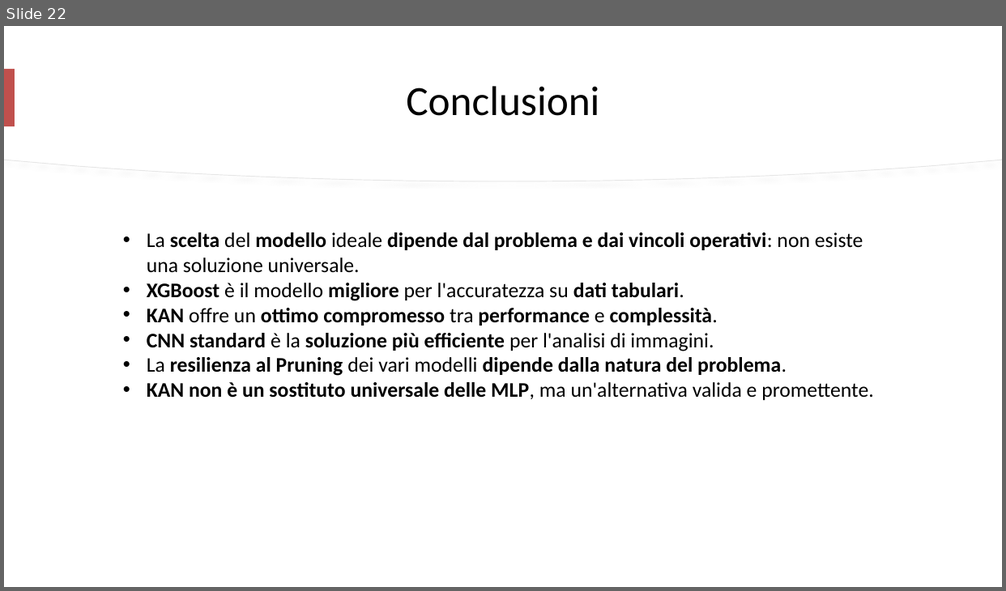
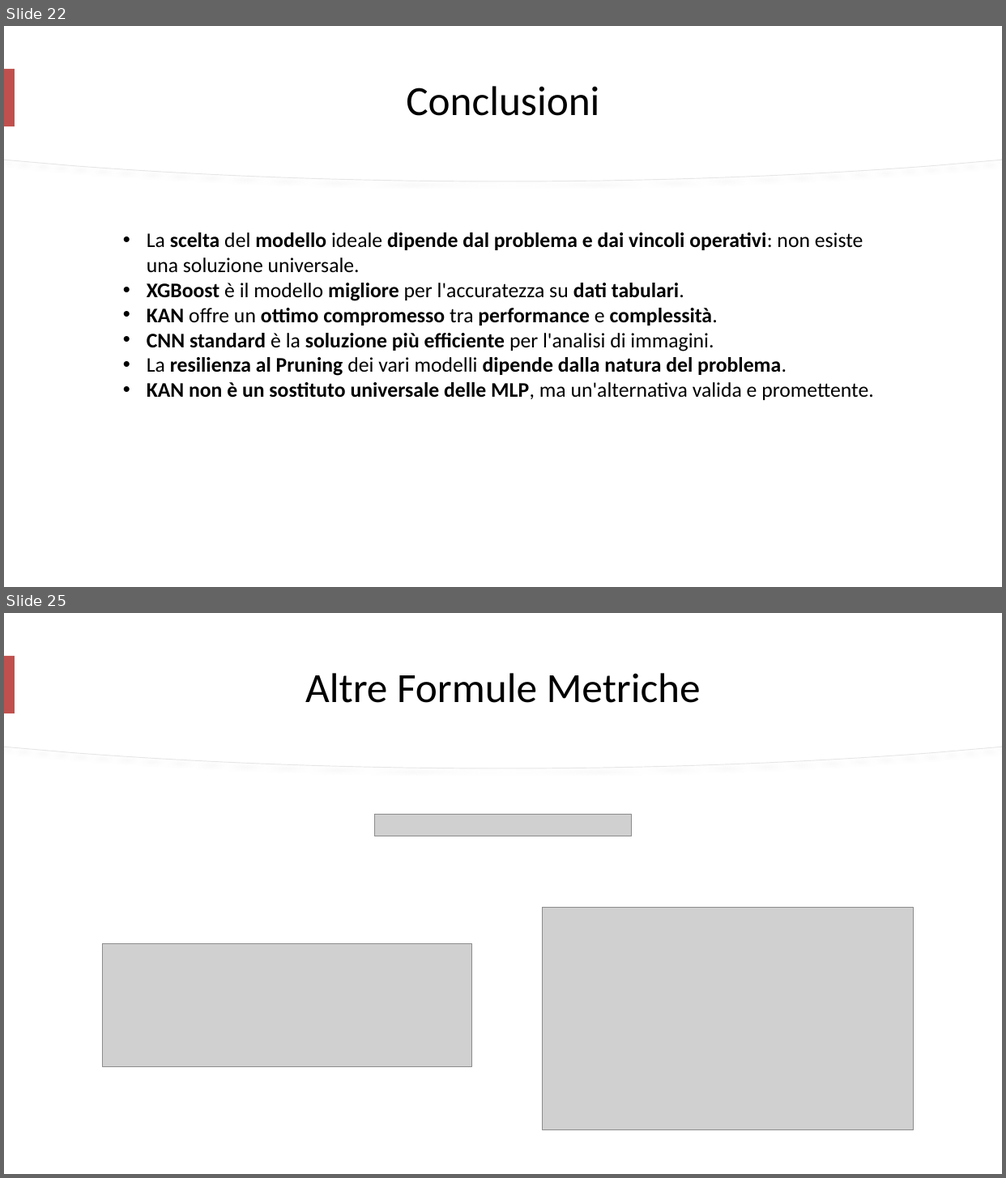
Before and after one commit to mtomas03/Thesis_Paper, a slide deck: Presentation.pptx. Shown one above the other, each under a label of ours: slide 22 before the commit, slides 22 and 25 after it; the slides between them are not shown. The pictures are 1006x591 and 1006x1178 pixels, drawn with LibreOffice and Linux fonts; fonts in the diff are those of the drawing; grey boxes stand for pictures. Boxes give left, top, right and bottom in pixels: in the first picture for what was removed or moved away, otherwise in the second. Text is boxed around its words. In the diff, an @@ line names an element or a change of style, - is before the commit and + after.

```diff
--- a/Presentation.pptx
+++ b/Presentation.pptx
@@ slide 25 added at box(4, 613, 1002, 1174), background #FFFFFF @@
@@ freeform shape added at box(4, 613, 1002, 769), fill #FFFFFF, outline #E6E6E6 0.75 pt @@
@@ freeform shape added at box(4, 613, 1002, 768), fill #FFFFFF @@
@@ rectangle added at box(4, 656, 15, 713), fill #C0504D @@
@@ title added at box(305, 673, 701, 703), 40 pt, text #000000 @@
+Altre Formule Metriche
@@ picture added at box(374, 815, 632, 836) @@
@@ picture added at box(543, 908, 914, 1131) @@
@@ picture added at box(103, 944, 472, 1067) @@
```
Also in this commit, not shown: 3 slides changed, 3 other slides added, 1 other file.
